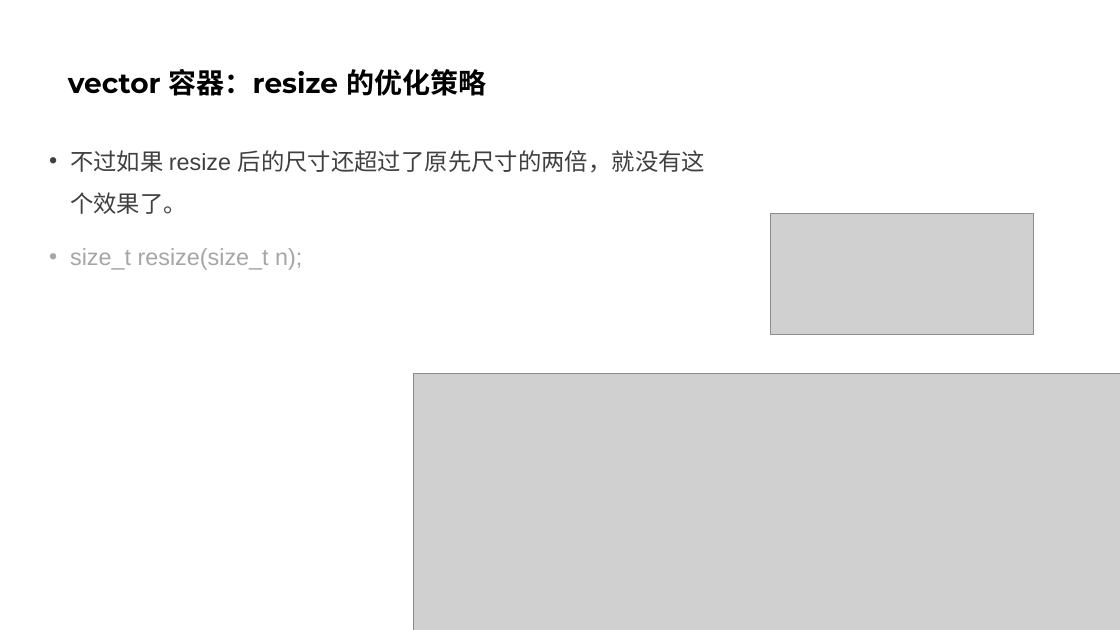
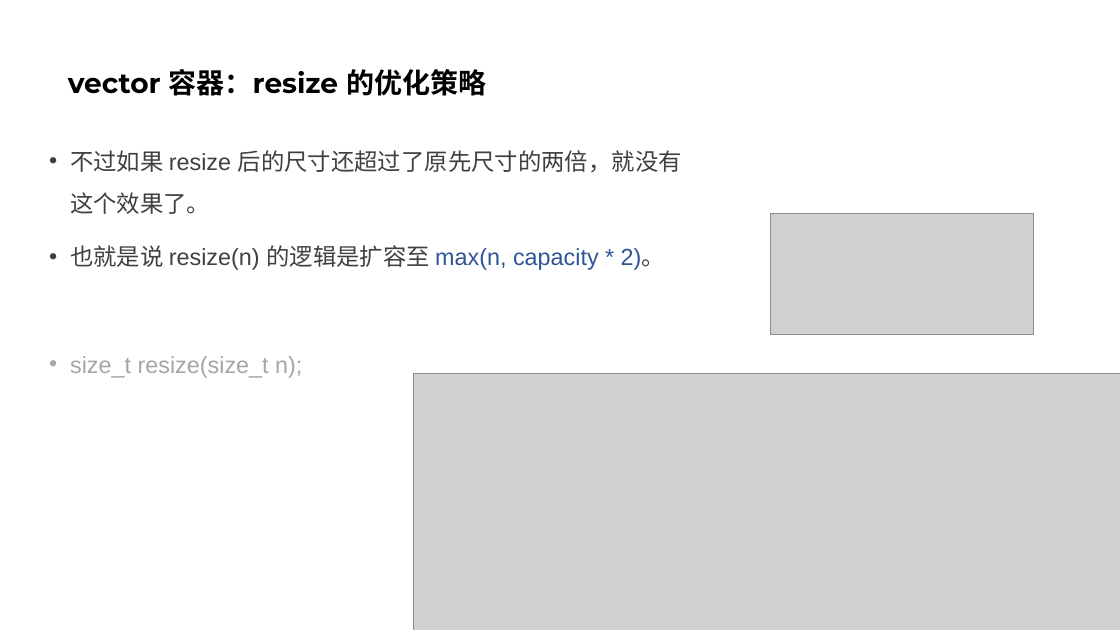
Before and after one commit to parallel101/course, a slide deck: slide 48 of 13/slides.pptx. Drawn at 1120x630 pixels with LibreOffice and Linux fonts; fonts in the diff are those of the drawing; grey boxes stand for pictures. Boxes give left, top, right and bottom in pixels: in the first picture for what was removed or moved away, otherwise in the second. Text is boxed around its words. In the diff, an @@ line names an element or a change of style, - is before the commit and + after.

```diff
--- a/13/slides.pptx
+++ b/13/slides.pptx
@@ text at (70, 245, 665, 270): paragraph added @@
+• 也就是说 resize(n) 的逻辑是扩容至 max(n, capacity * 2)。
```
Also in this commit, not shown: 1 other slide changed, 8 slides added, 1 slide removed, 6 other files.
